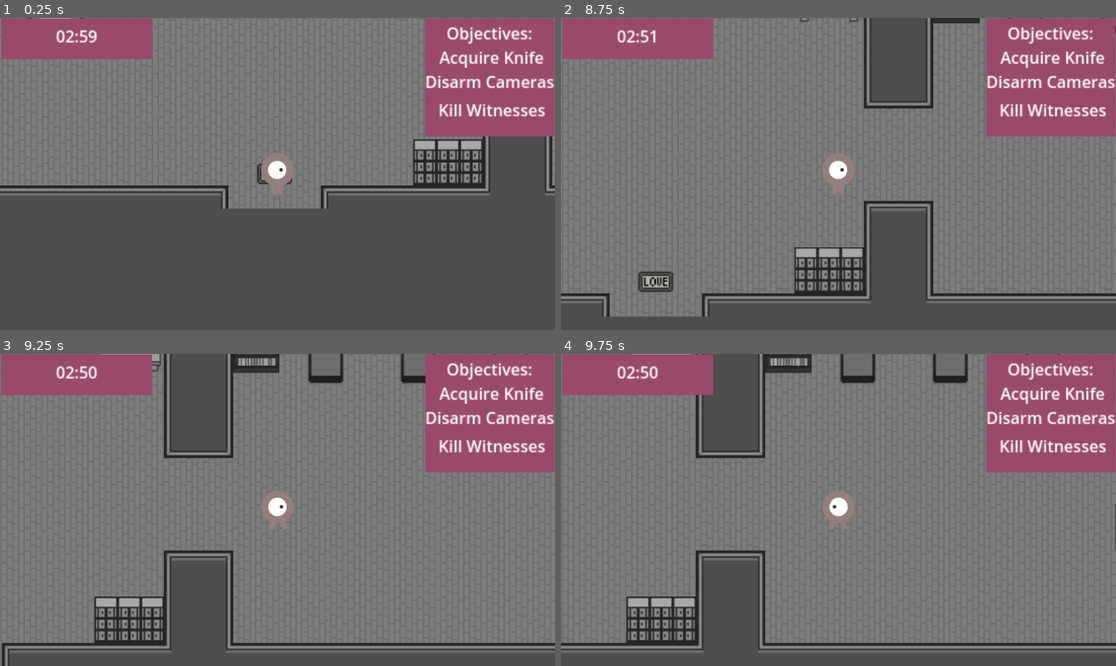
Above: before the commit, frames 1-4 (two rows, left to right).
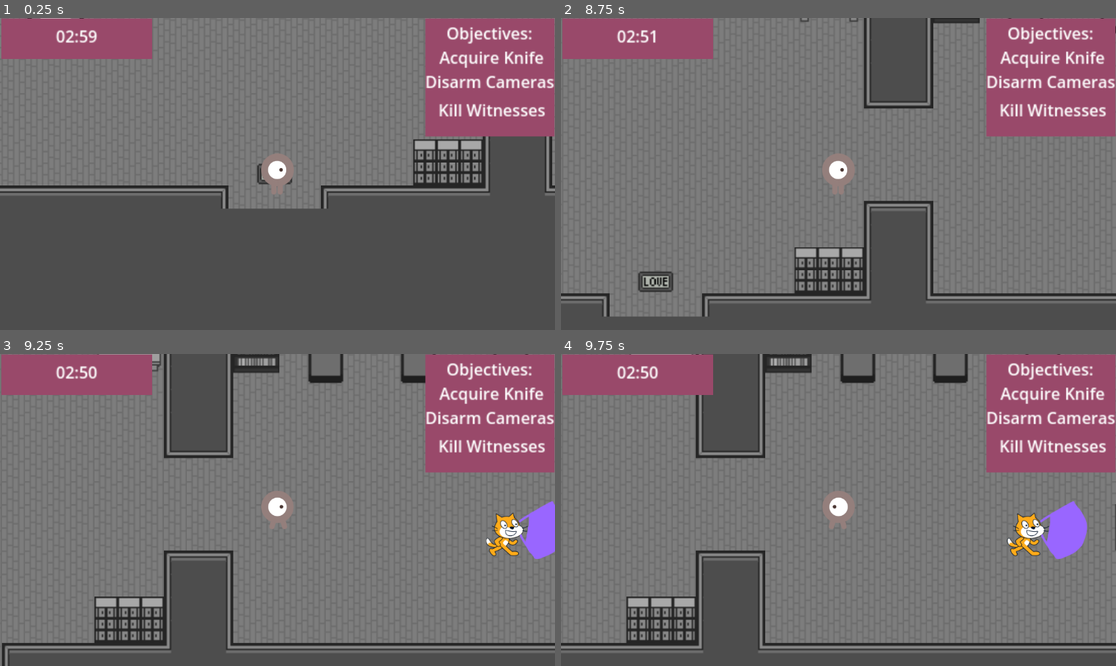
Above: after the commit, the same moments.

Repository: aryapsinha/murdergame
Game: Godot game, scene res://demo.tscn
Same seed, same stepped clock (60 frames per second), same inputs: the game is played once before the commit and once after it.
Inputs:
- Up to frame 1 (0.25 s): no input
- Up to frame 2 (8.75 s): tap Enter at 0.5 s; hold R (disable) 0.53-1.28 s; hold Right (right) 0.53-2.03 s; tap Up (up) at 0.77, 1.52, 3.02, 3.77, 4.52, 6.02, 6.77, 7.52 s; tap R (disable) every 1.5 s from 1.35 to 7.35 s; tap Space at 2 s; hold Left (left) 2.03-2.78 s; hold R (disable) 2.03-2.78 s; hold Right (right) 2.78-4.28 s; hold R (disable) 3.53-4.28 s; hold Left (left) 4.28-5.03 s; hold Right (right) 5.03-5.78 s; hold R (disable) 5.03-5.78 s; hold Left (left) 5.78-7.28 s; hold R (disable) 6.53-7.28 s; hold Right (right) from 7.28 s (still down); hold R (disable) from 8.03 s (still down)
- Up to frame 3 (9.25 s): keep holding Right (right); release R (disable) at 8.78 s; tap R (disable) at 8.85 s; tap Up (up) at 9.02 s
- Up to frame 4 (9.75 s): release Right (right) at 9.53 s; hold Left (left) from 9.53 s (still down); hold R (disable) from 9.53 s (still down)

Frames 1-2 are identical in both runs. In frame 3, 1.4% of the frame differs, in the area x 87-100%, y 47-66%; in frame 4, 1.6%, in the area x 80-95%, y 47-66%.

Commit message:
repositioned people

Diff:
--- a/demo.gd
+++ b/demo.gd
@@ -8,6 +8,8 @@
 @onready var objectives = 0
 var numCamera = 0
 @onready var disabcamera = 0
+var peoplePlaces = [Vector2(625, 325), Vector2(975, 230), Vector2(950, 515), Vector2(805, 625),
+Vector2(645, 545), Vector2(550, 635), Vector2(330, 625), Vector2(1160, 580), Vector2(1275, 625), Vector2(1312, 300)]
 # Called when the node enters the scene tree for the first time.
 func _ready():
 	 # Replace with function body.
@@ -22,11 +24,11 @@
 	$Criminal/MainCam.make_current() #Change this if a start scene is added
 	for i in numPeople:
 		var enemy_scene_copy = enemy_scene.instantiate()
-		var x = randi() % 150 + 350
-		print(x)
-		var y = randi()% 100 + 175
-		print(y)
-		enemy_scene_copy.position = Vector2(x, y)
+		#var x = randi() % peoplePlaces.size()
+		#print(x)
+		#var y = randi()% 100 + 175
+		#print(y)
+		enemy_scene_copy.position = peoplePlaces.pick_random()
 		#var hud = $EndScreen.new()
 		#enemy_scene_copy.connect("gameover", hud._on_people_gameover())
 		add_child(enemy_scene_copy)
--- a/demo.tscn
+++ b/demo.tscn
@@ -669,11 +669,11 @@
 5:14/0 = 0
 5:14/0/physics_layer_0/linear_velocity = Vector2(0, 0)
 5:14/0/physics_layer_0/angular_velocity = 0.0
-5:14/0/physics_layer_0/polygon_0/points = PackedVector2Array(-8, -8, -8, -8, -8, -8, -8, -8)
+5:14/0/physics_layer_0/polygon_0/points = PackedVector2Array(6.5625, 4.625, 7.375, 4.25, 8, 8, 2, 7.5)
 6:14/0 = 0
 6:14/0/physics_layer_0/linear_velocity = Vector2(0, 0)
 6:14/0/physics_layer_0/angular_velocity = 0.0
-6:14/0/physics_layer_0/polygon_0/points = PackedVector2Array(-8, -8, -8, -8, -8, -8, -8, -8)
+6:14/0/physics_layer_0/polygon_0/points = PackedVector2Array(-7, 4.5, -4.75, 5.25, -5.125, 8, -8, 8, -8, 5.125)
 7:14/0 = 0
 7:14/0/physics_layer_0/linear_velocity = Vector2(0, 0)
 7:14/0/physics_layer_0/angular_velocity = 0.0
@@ -721,11 +721,11 @@
 5:15/0 = 0
 5:15/0/physics_layer_0/linear_velocity = Vector2(0, 0)
 5:15/0/physics_layer_0/angular_velocity = 0.0
-5:15/0/physics_layer_0/polygon_0/points = PackedVector2Array(-8, -8, -8, -8, -8, -8, -8, -8)
+5:15/0/physics_layer_0/polygon_0/points = PackedVector2Array(5.6875, -8, 8, -8, 7.5, -6.4375, 6.4375, -5.5625)
 6:15/0 = 0
 6:15/0/physics_layer_0/linear_velocity = Vector2(0, 0)
 6:15/0/physics_layer_0/angular_velocity = 0.0
-6:15/0/physics_layer_0/polygon_0/points = PackedVector2Array(-8, -8, -8, -8, -8, -8, -8, -8)
+6:15/0/physics_layer_0/polygon_0/points = PackedVector2Array(-8, -8, -5.4375, -8, -5.4375, -6.25, -8, -6.25)
 7:15/0 = 0
 7:15/0/physics_layer_0/linear_velocity = Vector2(0, 0)
 7:15/0/physics_layer_0/angular_velocity = 0.0
@@ -2435,8 +2435,7 @@
 position = Vector2(280, 168)
 
 [node name="Weapon" parent="." instance=ExtResource("7_vmmw6")]
-visible = false
-position = Vector2(113, 216)
+position = Vector2(1475, 470)
 scale = Vector2(0.15, 0.15)
 
 [connection signal="timeout" from="Criminal/Timer/Timer" to="." method="_on_timer_timeout"]
